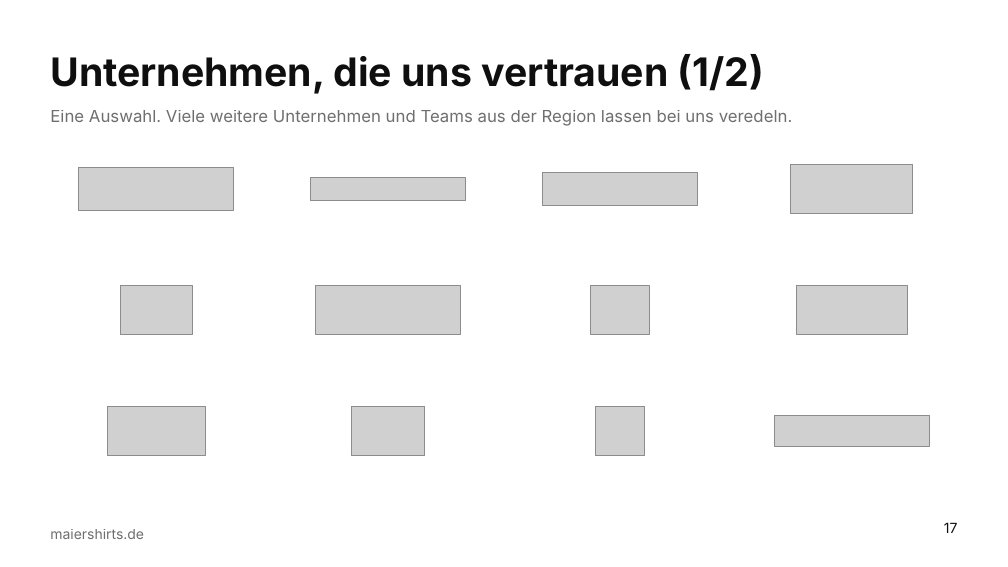
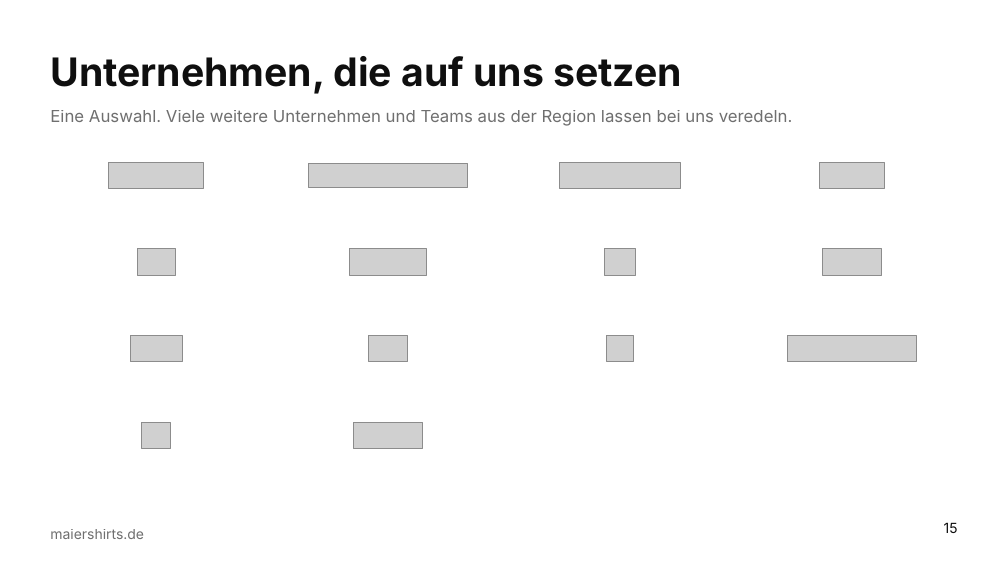
Before and after one commit to sm6161-eng/lexware-angebot-tool, a slide deck: slide 15 of presentation/dist/Maiershirts_Master.potx (slide 17 before the commit). Drawn at 1008x567 pixels with LibreOffice and Linux fonts; fonts in the diff are those of the drawing; grey boxes stand for pictures; background and template pictures are left out. Boxes give left, top, right and bottom in pixels: in the first picture for what was removed or moved away, otherwise in the second. Text is boxed around its words. In the diff, an @@ line names an element or a change of style, - is before the commit and + after.

```diff
--- a/presentation/dist/Maiershirts_Master.potx
+++ b/presentation/dist/Maiershirts_Master.potx
@@ title at [50,56,682,94]: text changed @@
-Unternehmen, die uns vertrauen (1/2)
+Unternehmen, die auf uns setzen
@@ picture: place and size @@
-picture at [79,167,234,211]
+picture at [109,162,204,188]
@@ picture: place and size @@
-picture at [310,177,466,201]
+picture at [308,163,468,187]
@@ picture: place and size @@
-picture at [542,172,698,206]
+picture at [559,162,680,188]
@@ picture: place and size @@
-picture at [791,164,913,214]
+picture at [820,162,884,188]
@@ picture: place and size @@
-picture at [120,285,193,335]
+picture at [137,249,175,275]
@@ picture: place and size @@
-picture at [316,285,461,335]
+picture at [350,249,427,275]
@@ picture: place and size @@
-picture at [591,285,649,335]
+picture at [605,249,636,275]
@@ picture: place and size @@
-picture at [796,285,907,335]
+picture at [823,249,881,275]
@@ picture: place and size @@
-picture at [107,406,205,456]
+picture at [130,336,182,362]
@@ picture: place and size @@
-picture at [351,406,424,456]
+picture at [369,336,408,362]
@@ picture: place and size @@
-picture at [595,406,644,456]
+picture at [607,336,633,362]
@@ picture: place and size @@
-picture at [774,415,929,447]
+picture at [787,336,916,362]
@@ picture added at [142,422,171,449] @@
@@ picture added at [353,422,422,449] @@
@@ page number at [944,522,958,533]: text changed @@
-17
+15
```
Also in this commit, not shown: 11 other slides changed, 4 slides added, 11 slides removed, 8 other files.
